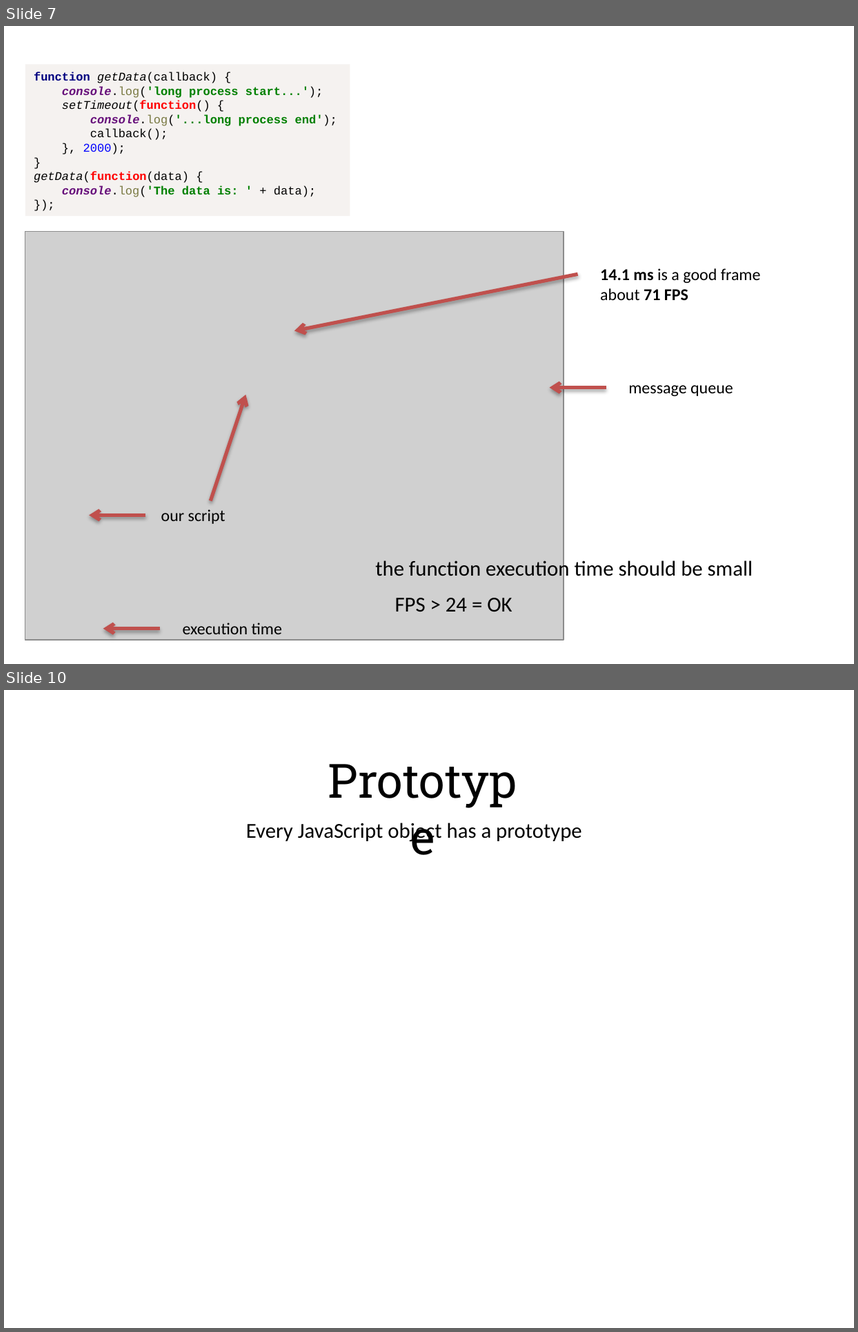
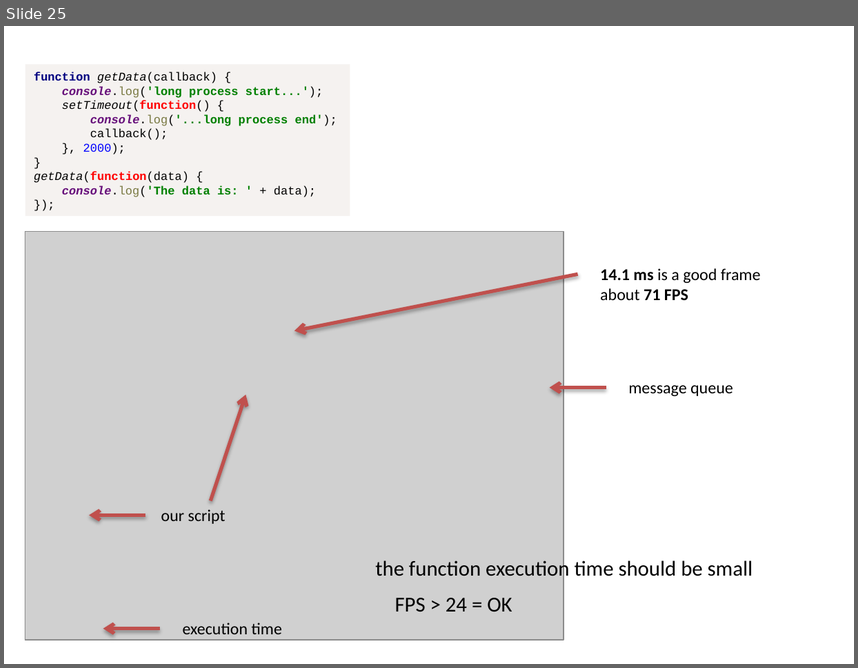
Before and after one commit to alexeymatveevp/angularjs-course, a slide deck: docs/00_jsbasics.pptx. Shown one above the other, each under a label of ours: slides 7 and 10 before the commit, slide 25 after it; the slides between them are not shown. The pictures are 858x1332 and 858x668 pixels, drawn with LibreOffice and Linux fonts; fonts in the diff are those of the drawing; grey boxes stand for pictures. Boxes give left, top, right and bottom in pixels: in the first picture for what was removed or moved away, otherwise in the second. Text is boxed around its words. In the diff, an @@ line names an element or a change of style, - is before the commit and + after.

```diff
--- a/docs/00_jsbasics.pptx
+++ b/docs/00_jsbasics.pptx
@@ slide 10 removed at <box>4,690,854,1328</box>, background #FFFFFF @@
@@ text removed at <box>308,747,538,812</box> @@
-Prototype
@@ text removed at <box>246,822,582,843</box> @@
-Every JavaScript object has a prototype
@@ what was slide 7 is now slide 25 @@
```
Also in this commit, not shown: 3 slides changed, 24 slides added, 12 other slides removed, 15 other files.
